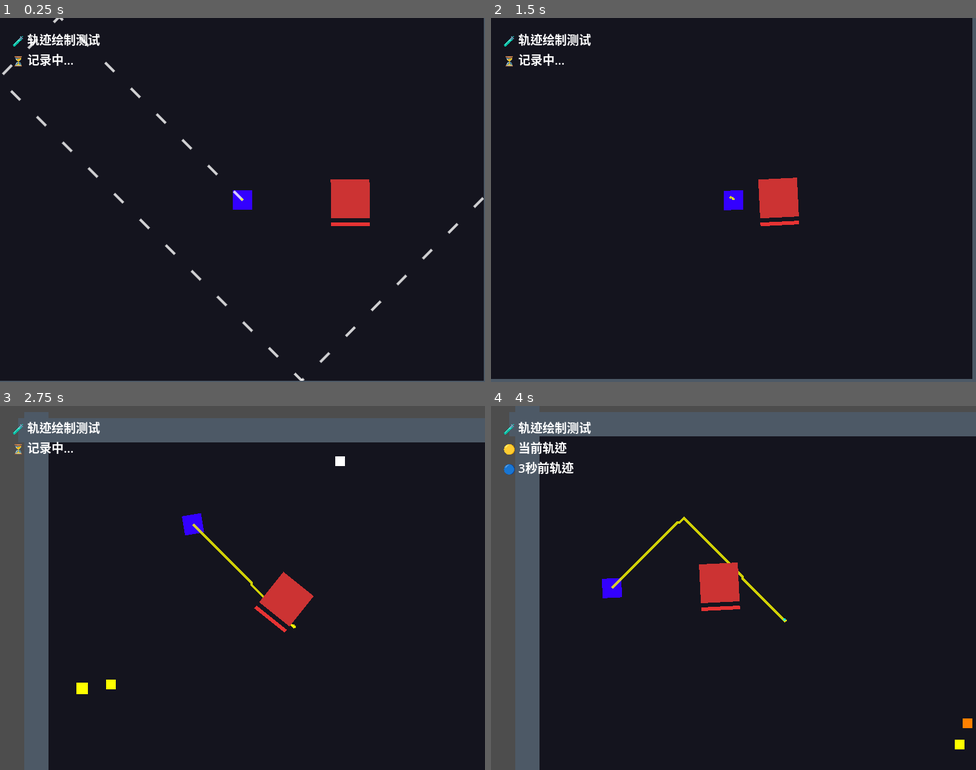
Above: before the commit, frames 1-4 (two rows, left to right).
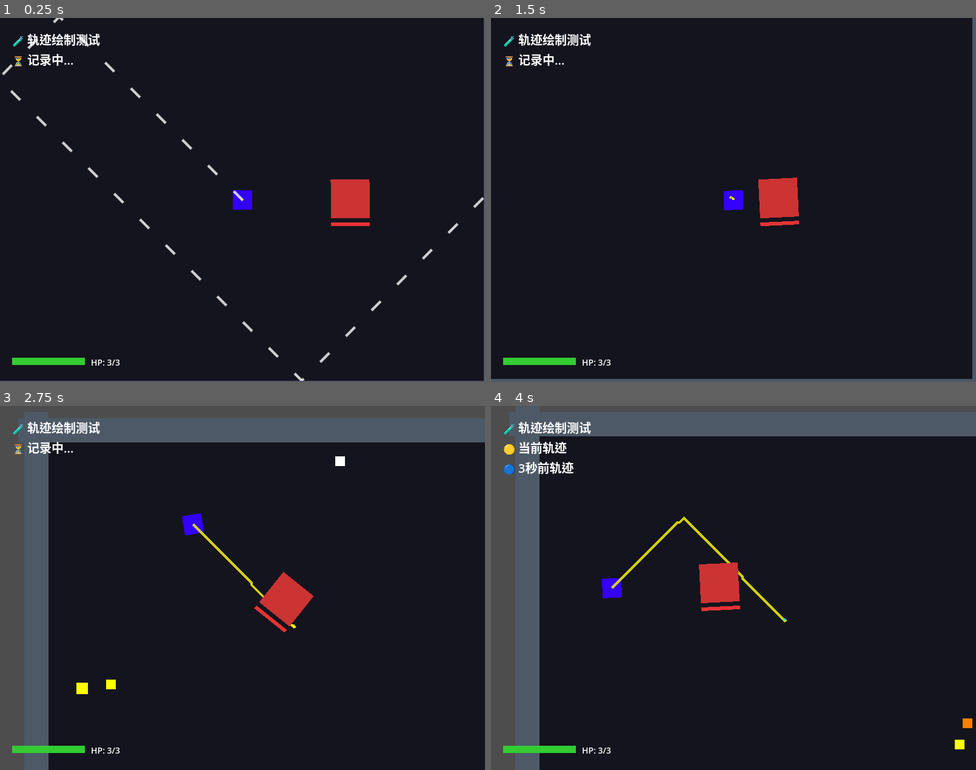
Above: after the commit, the same moments.

Repository: sdotyxz/temporal-echo
Game: Godot game, scene res://scenes/game.tscn
Two runs of this game, one before a commit and one after it. Both use one fixed random seed, a clock stepped at 60 frames per second and the inputs below.
Inputs (mouse positions are in pixels of both pictures, inside the frame that each line leads up to):
- Up to frame 1 (0.25 s): no input
- Up to frame 2 (1.5 s): move the mouse to (840, 181) at 0.52 s; hold D (move_right) 0.53-1.28 s; right-click (840, 181) at 0.6 s; move the mouse to (636, 218) at 1.27 s; hold S (move_down) from 1.28 s (still down); right-click (636, 218) at 1.35 s
- Up to frame 3 (2.75 s): move the mouse to (291, 507) at 2.02 s; release S (move_down) at 2.03 s; hold D (move_right) from 2.03 s (still down); click (291, 507) at 2.1 s; right-click (291, 507) at 2.3 s
- Up to frame 4 (4 s): move the mouse to (709, 660) at 2.77 s; release D (move_right) at 2.78 s; hold W (move_up) 2.78-3.53 s; right-click (709, 660) at 2.85 s; move the mouse to (879, 642) at 3.52 s; hold A (move_left) from 3.53 s (still down); right-click (879, 642) at 3.6 s

The runs differ from the first frame. In frame 1, 0.4% of the frame differs, in the area x 2-25%, y 93-96%; in frame 2, 0.4%; in frame 3, 0.4%; in frame 4, 0.4%.

Commit message:
feat: 3.2 player health system - HP bar, invulnerability frames, visual feedback
- Add 3 HP player health system
- Add 1 second invulnerability after damage
- Add red flash visual feedback
- Add player health bar UI (bottom left with color change)

Diff:
--- a/src/player.gd
+++ b/src/player.gd
@@ -6,6 +6,8 @@
 const MAX_HP: int = 3
 
 @onready var sprite: Sprite2D = $Sprite2D
+@onready var health_bar_bg: ColorRect
+@onready var health_bar_fg: ColorRect
 
 # 历史帧数据结构
 class HistoryFrame:
@@ -33,6 +35,39 @@
 	print("🎯 玩家准备就绪")
 	print("📝 历史记录系统初始化 (", HISTORY_SIZE, " 帧)")
 	print("❤️ 玩家 HP: ", hp, "/", MAX_HP)
+
+	# 创建玩家血条
+	_create_health_bar()
+
+func _create_health_bar():
+	# 创建 CanvasLayer 作为UI容器
+	var canvas = CanvasLayer.new()
+	canvas.name = "PlayerHealthUI"
+	add_child(canvas)
+
+	# 血条背景
+	health_bar_bg = ColorRect.new()
+	health_bar_bg.name = "HealthBarBg"
+	health_bar_bg.color = Color(0.2, 0.2, 0.2, 0.8)
+	health_bar_bg.size = Vector2(120, 12)
+	health_bar_bg.position = Vector2(20, 560)  # 左下角
+	canvas.add_child(health_bar_bg)
+
+	# 血条前景
+	health_bar_fg = ColorRect.new()
+	health_bar_fg.name = "HealthBarFg"
+	health_bar_fg.color = Color(0.2, 0.8, 0.2, 1.0)  # 绿色
+	health_bar_fg.size = Vector2(120, 12)
+	health_bar_fg.position = Vector2(20, 560)
+	canvas.add_child(health_bar_fg)
+
+	# 血条标签
+	var label = Label.new()
+	label.name = "HealthLabel"
+	label.text = "HP: 3/3"
+	label.position = Vector2(150, 558)
+	label.add_theme_font_size_override("font_size", 14)
+	canvas.add_child(label)
 
 var test_mode: bool = false
 var test_target_position: Vector2 = Vector2.ZERO
@@ -136,7 +171,33 @@
 	if shoot_history.size() >= HISTORY_SIZE:
 		if shoot_history[0] and echo_spawn_index < position_history.size():
 			_spawn_echo()
-			shoot_history[0] = false  # 标记为已处理
+			# 不要立即标记为false，让AI有机会读取
+			# 使用一个单独的数组来跟踪已处理的回声
+			_process_echo_at_index(0)
+
+# 获取即将生成的回声信息（供AI查询）
+func get_pending_echo_info() -> Dictionary:
+	if shoot_history.size() >= HISTORY_SIZE and shoot_history[0]:
+		var old_frame = position_history[0]
+		return {
+			"will_spawn": true,
+			"position": old_frame.position,
+			"aim_direction": old_frame.aim_direction
+		}
+	return {"will_spawn": false}
+
+var processed_echo_indices: Array[int] = []
+
+func _process_echo_at_index(index: int) -> void:
+	if index not in processed_echo_indices:
+		processed_echo_indices.append(index)
+		# 延迟标记为已处理，给AI时间读取
+		_mark_processed_delayed(index)
+
+func _mark_processed_delayed(index: int) -> void:
+	await get_tree().create_timer(0.1).timeout
+	if index < shoot_history.size():
+		shoot_history[index] = false
 
 func _spawn_echo() -> void:
 	print("👻 生成回声!")
@@ -156,6 +217,9 @@
 	hp -= amount
 	print("💔 玩家受到 ", amount, " 点伤害! HP: ", hp, "/", MAX_HP)
 
+	# 更新血条
+	_update_health_bar()
+
 	# 视觉反馈 - 红色闪烁
 	_flash_red()
 
@@ -167,10 +231,31 @@
 	if hp <= 0:
 		_die()
 
+func _update_health_bar():
+	if health_bar_fg:
+		var health_percent = float(hp) / MAX_HP
+		health_bar_fg.size.x = 120 * health_percent
+
+		# 根据血量改变颜色
+		if health_percent > 0.6:
+			health_bar_fg.color = Color(0.2, 0.8, 0.2, 1.0)  # 绿色
+		elif health_percent > 0.3:
+			health_bar_fg.color = Color(0.9, 0.9, 0.2, 1.0)  # 黄色
+		else:
+			health_bar_fg.color = Color(0.9, 0.2, 0.2, 1.0)  # 红色
+
+	# 更新标签
+	var canvas = get_node_or_null("PlayerHealthUI")
+	if canvas:
+		var label = canvas.get_node_or_null("HealthLabel")
+		if label:
+			label.text = "HP: %d/%d" % [hp, MAX_HP]
+
 func _flash_red():
 	sprite.modulate = Color(1, 0.3, 0.3, 1)
 	await get_tree().create_timer(0.2).timeout
-	sprite.modulate = Color(1, 1, 1, 1)
+	if sprite:
+		sprite.modulate = Color(1, 1, 1, 1)
 
 func _die():
 	is_dead = true
Not shown, changed: openspec/changes/core-gameplay/tasks.md
